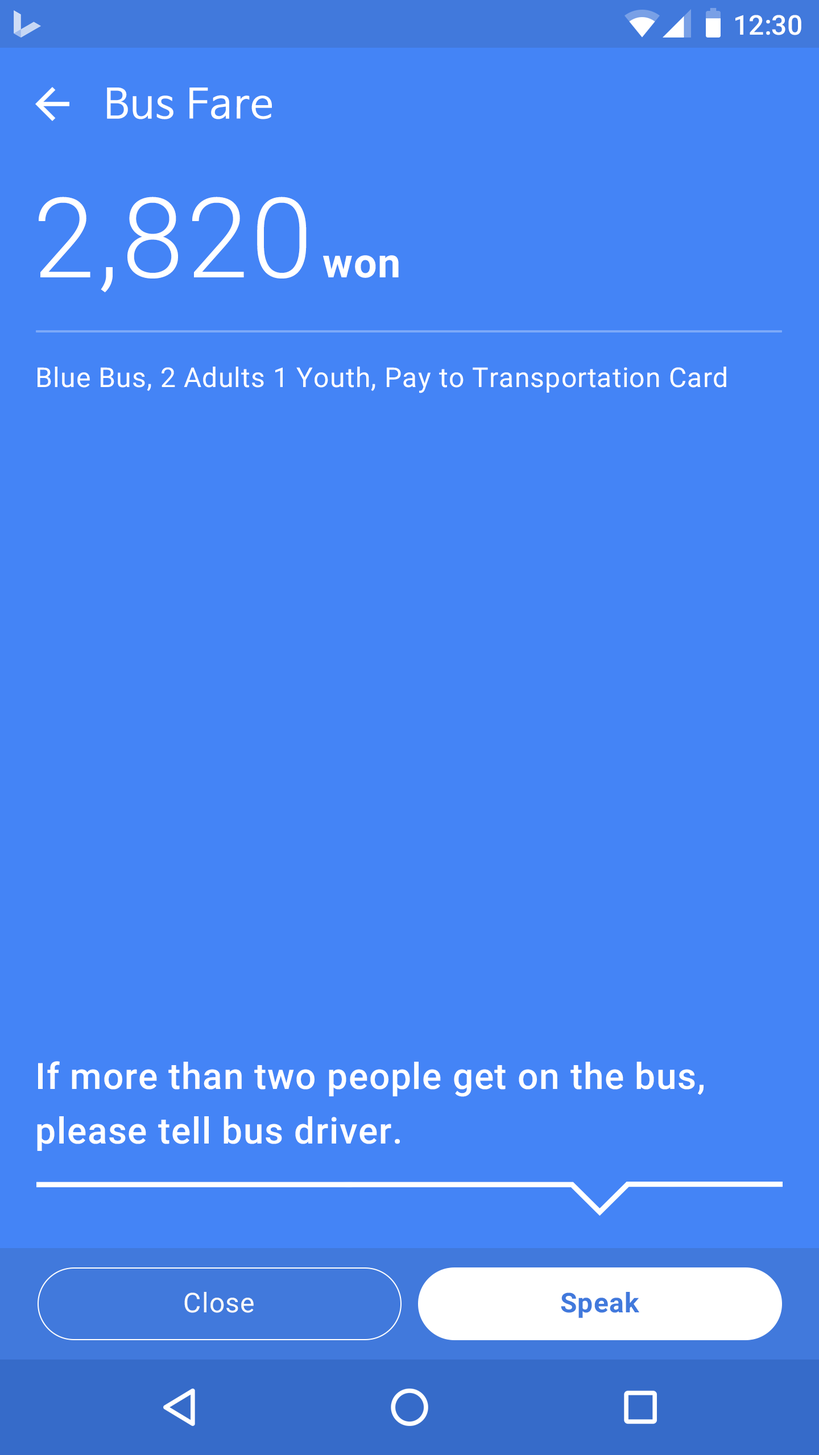
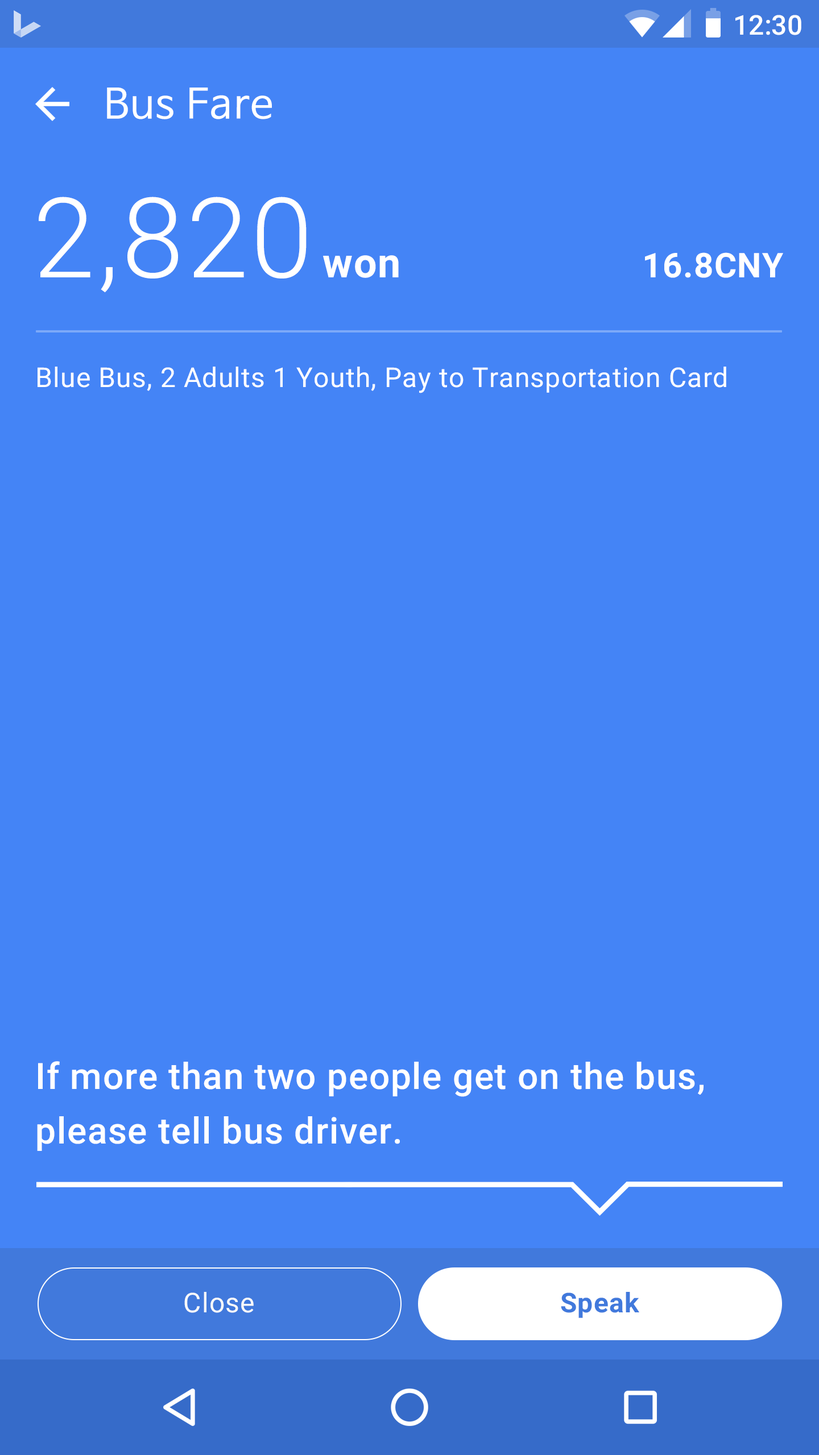
Comparing the layer stacks of the two w=819, h=1455 images. Changes:
added layer "16.8CNY" in group "Caculater" over left=644, top=252, right=783, bottom=278
